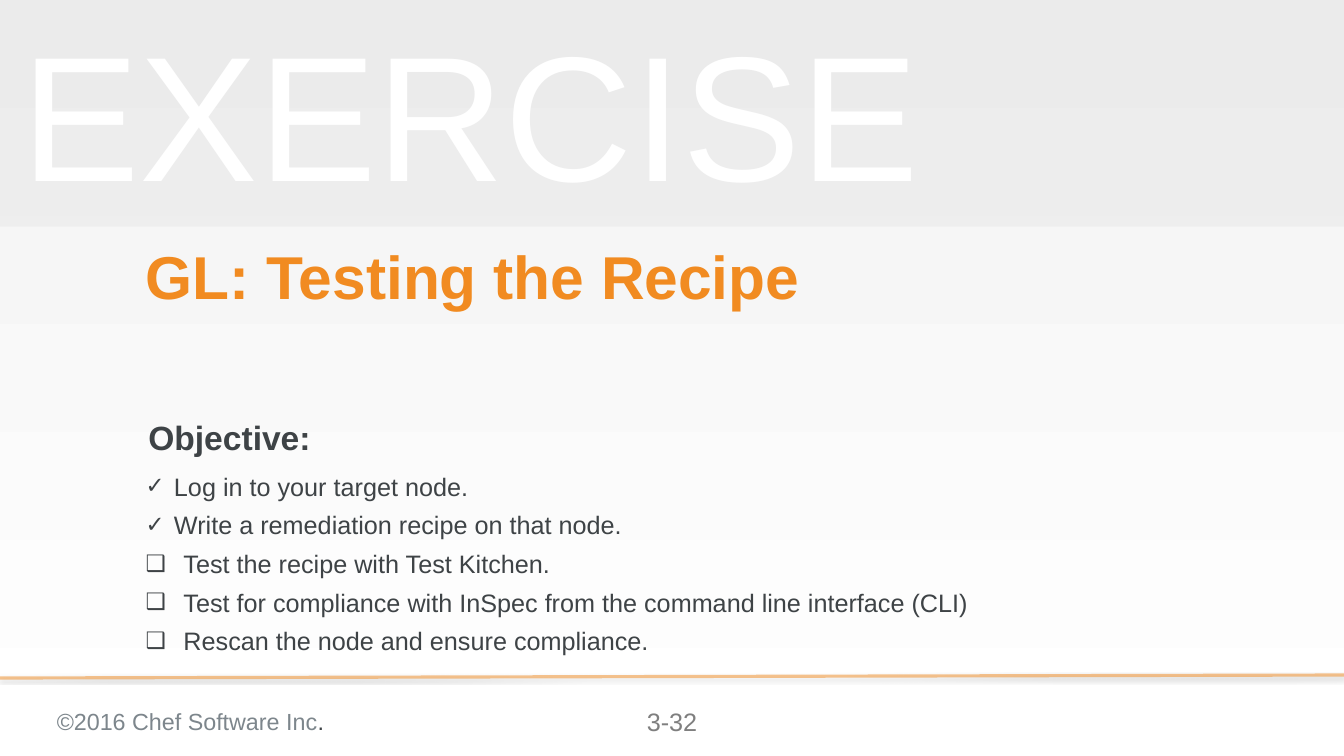
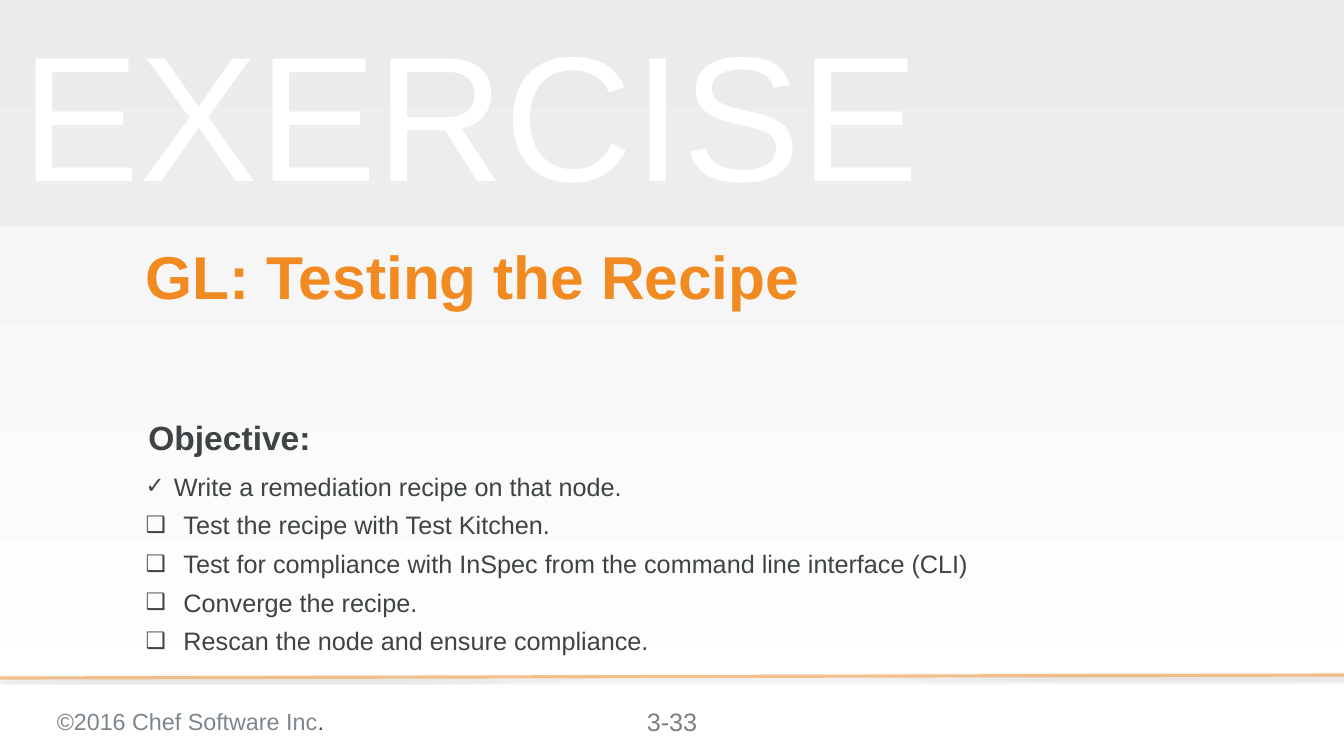
Before and after one commit to bchamby/chef-compliance-installation-configuration-operation, a slide deck: slide 33 of 03-initial-configuration-scans.pptx (slide 32 before the commit). Drawn at 1344x756 pixels with LibreOffice and Linux fonts; fonts in the diff are those of the drawing; background and template pictures are left out. Boxes give left, top, right and bottom in pixels: in the first picture for what was removed or moved away, otherwise in the second. Text is boxed around its words. In the diff, an @@ line names an element or a change of style, - is before the commit and + after.

Commit message:
create Adding Nodes in Bulk via API slide corrected a handlful of typos found during the Beta class

```diff
--- a/03-initial-configuration-scans.pptx
+++ b/03-initial-configuration-scans.pptx
@@ text at [174,477,468,501]: paragraph removed @@
-✓ Log in to your target node.
@@ text at [183,593,418,617]: paragraph added @@
+❑ Converge the recipe.
@@ page number at [647,713,697,731]: text changed @@
-3-32
+3-33
```
Also in this commit, not shown: 10 other slides changed, 1 slide added.
